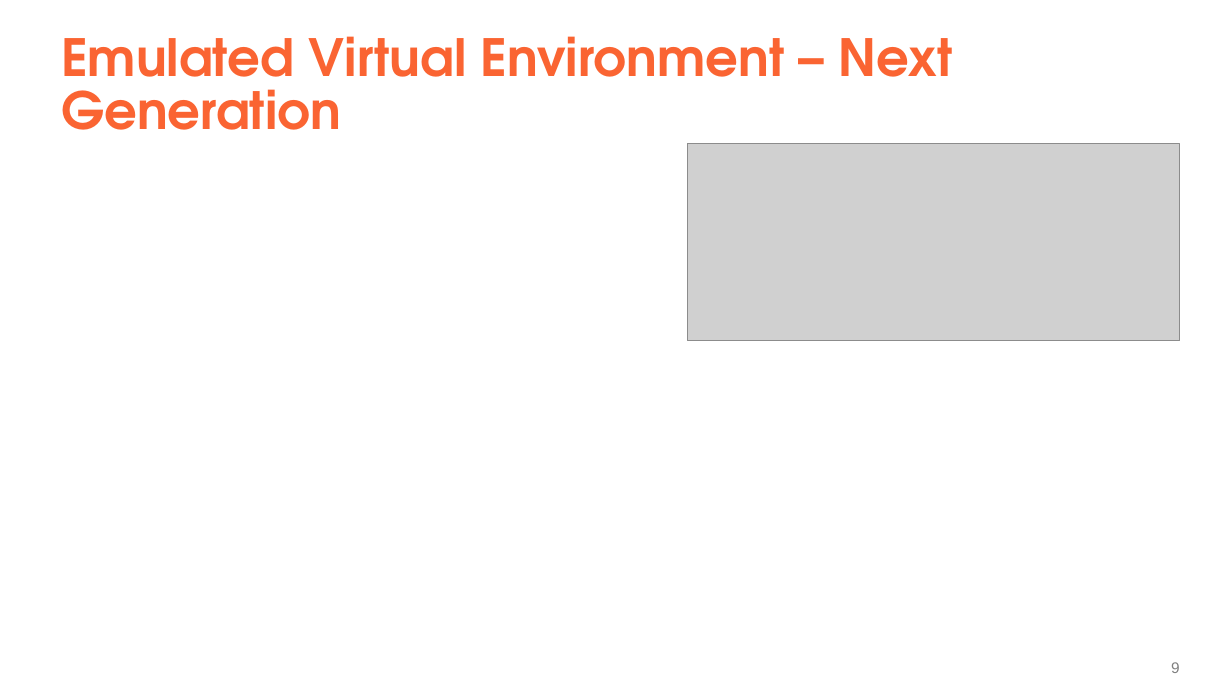
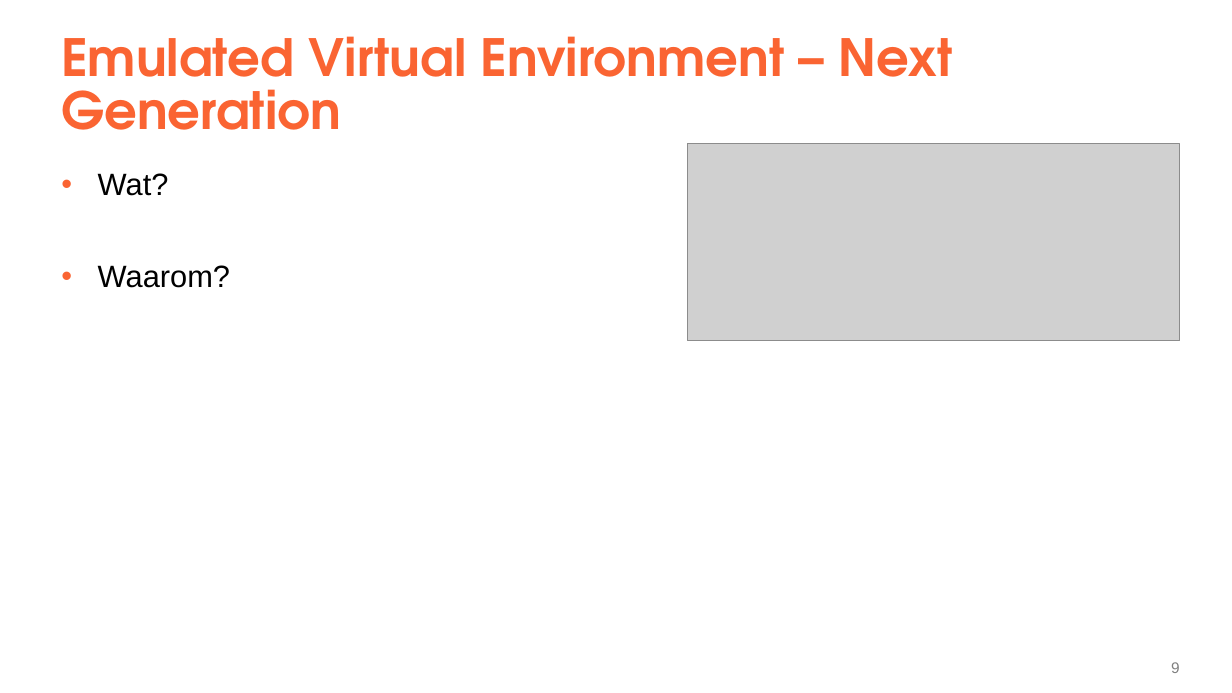
Before and after one commit to YenteLens/ylbachelorproef, a slide deck: slide 9 of Presentatie/eindpresentatie.pptx. Drawn at 1232x693 pixels with LibreOffice and Linux fonts; fonts in the diff are those of the drawing; grey boxes stand for pictures. Boxes give left, top, right and bottom in pixels: in the first picture for what was removed or moved away, otherwise in the second. Text is boxed around its words. In the diff, an @@ line names an element or a change of style, - is before the commit and + after.

```diff
--- a/Presentatie/eindpresentatie.pptx
+++ b/Presentatie/eindpresentatie.pptx
@@ text added at [98, 173, 230, 288], 24 pt, text #000000 @@
+  • Wat?
+  • Waarom?
```
Also in this commit, not shown: 3 other slides changed.
